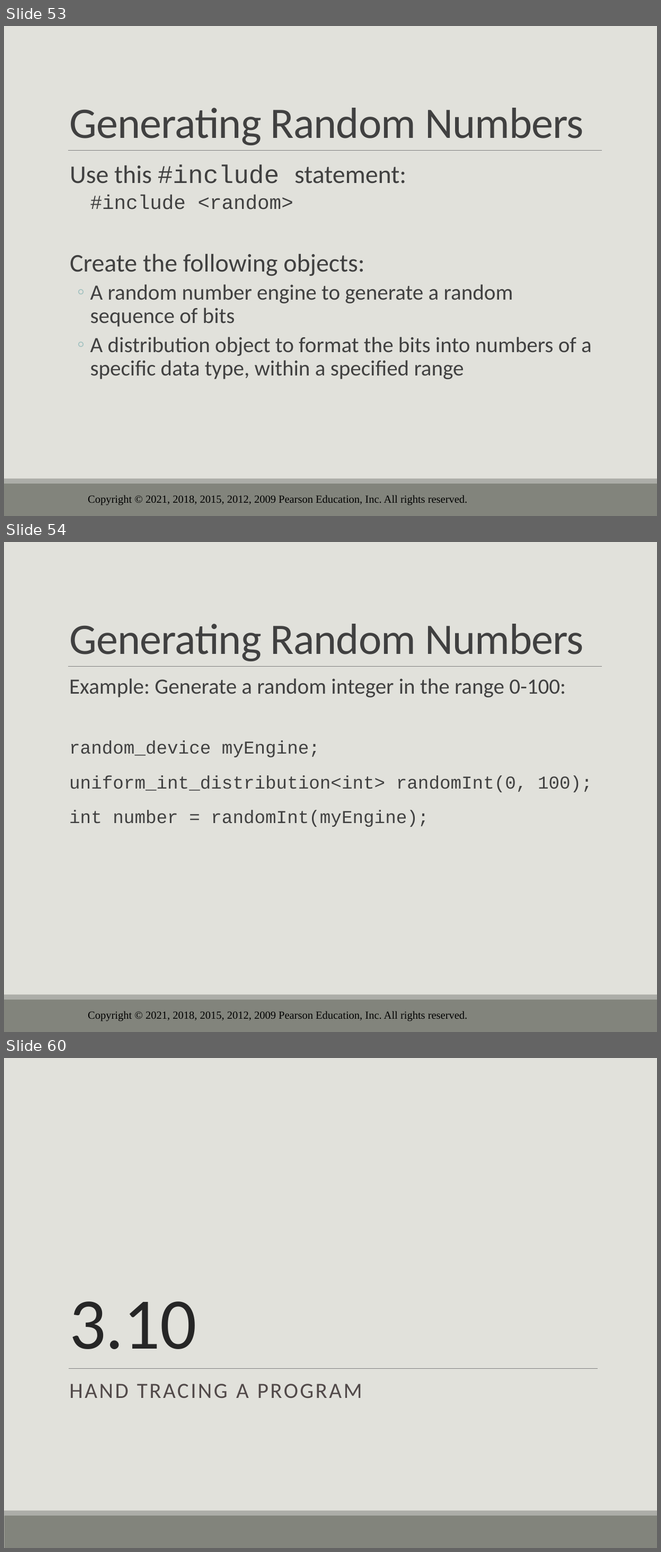
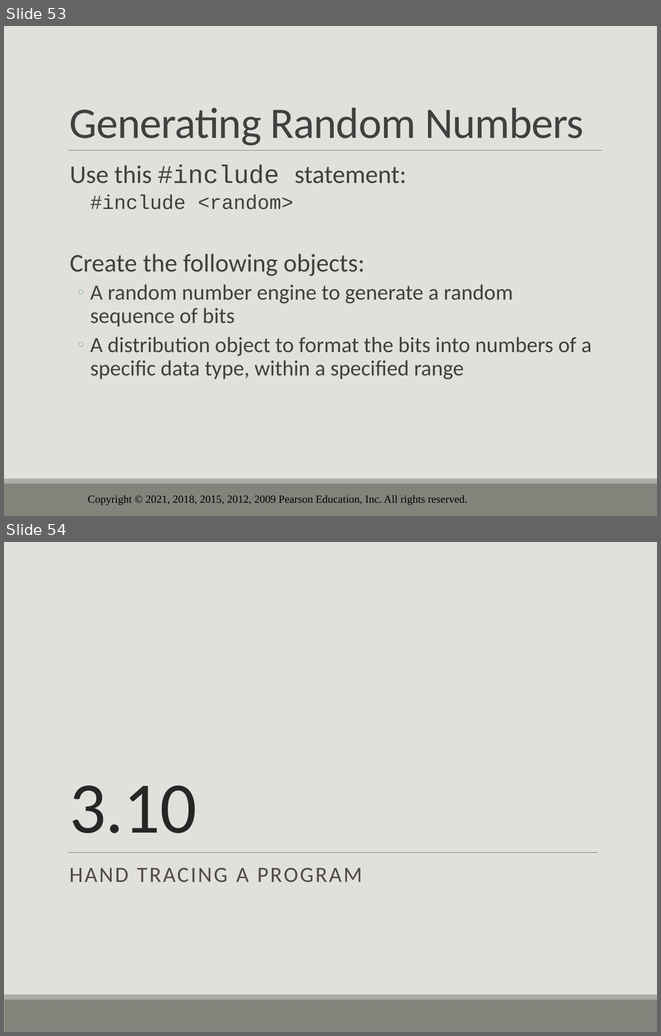
Before and after one commit to drolsonmi/eng1400, a slide deck: 1400_03_Expressions and Interactivity.pptx. Shown one above the other, each under a label of ours: slides 53, 54 and 60 before the commit, slides 53 and 54 after it; the slides between them are not shown. The pictures are 661x1552 and 661x1036 pixels, drawn with LibreOffice and Linux fonts; fonts in the diff are those of the drawing; background and template pictures are left out. Boxes give left, top, right and bottom in pixels: in the first picture for what was removed or moved away, otherwise in the second. Text is boxed around its words. In the diff, an @@ line names an element or a change of style, - is before the commit and + after.

```diff
--- a/1400_03_Expressions and Interactivity.pptx
+++ b/1400_03_Expressions and Interactivity.pptx
@@ slide 54 removed at (4,542,657,1032), background #E1E1DB; not listed: 4 template elements that a slide beside it also shows @@
@@ title removed at (69,624,584,661) @@
-Generating Random Numbers
@@ text removed at (69,678,592,827) @@
-  Example: Generate a random integer in the range 0-100:
-  random_device myEngine;
-  uniform_int_distribution<int> randomInt(0, 100);
-  int number = randomInt(myEngine);
@@ what was slide 60 is now slide 54 @@
```
Also in this commit, not shown: 9 slides changed, 5 other slides removed, 1 other file.
